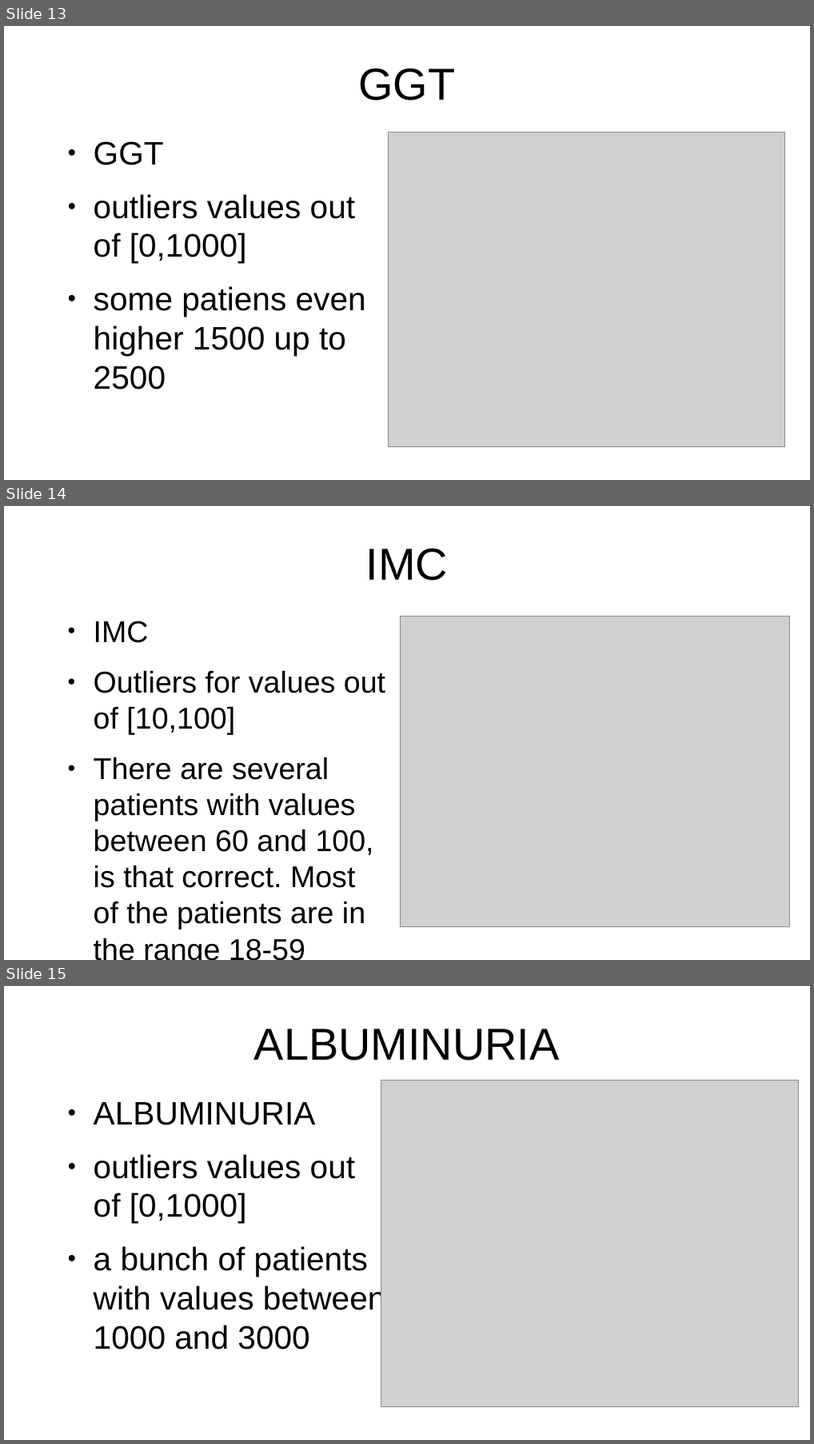
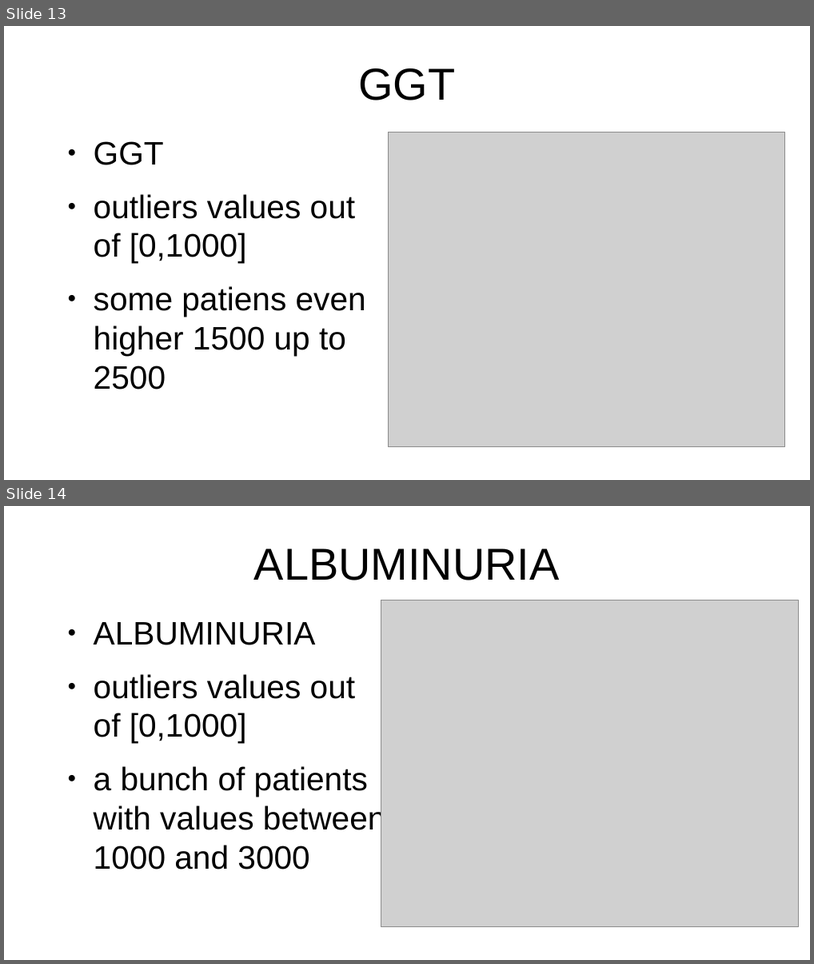
Before and after one commit to Carlosbgdlv/TFG, a slide deck: EDA/outlier_detection.pptx. Shown one above the other, each under a label of ours: slides 13, 14 and 15 before the commit, slides 13 and 14 after it. The pictures are 814x1444 and 814x964 pixels, drawn with LibreOffice and Linux fonts; fonts in the diff are those of the drawing; grey boxes stand for pictures. Boxes give left, top, right and bottom in pixels: in the first picture for what was removed or moved away, otherwise in the second. Text is boxed around its words. In the diff, an @@ line names an element or a change of style, - is before the commit and + after.

Commit message:
Outlier_detection working

```diff
--- a/EDA/outlier_detection.pptx
+++ b/EDA/outlier_detection.pptx
@@ slide 14 removed at (x1=4, y1=506, x2=810, y2=960), background #FFFFFF @@
@@ text removed at (x1=366, y1=548, x2=448, y2=580) @@
-IMC
@@ text removed at (x1=94, y1=620, x2=386, y2=960) @@
-● IMC
-● Outliers for values out of [10,100]
-● There are several patients with values between 60 and 100, is that correct. Most of the patients are in the range 18-59
@@ picture removed at (x1=401, y1=616, x2=790, y2=927) @@
@@ what was slide 15 is now slide 14 @@
```
Also in this commit, not shown: 2 other files.
